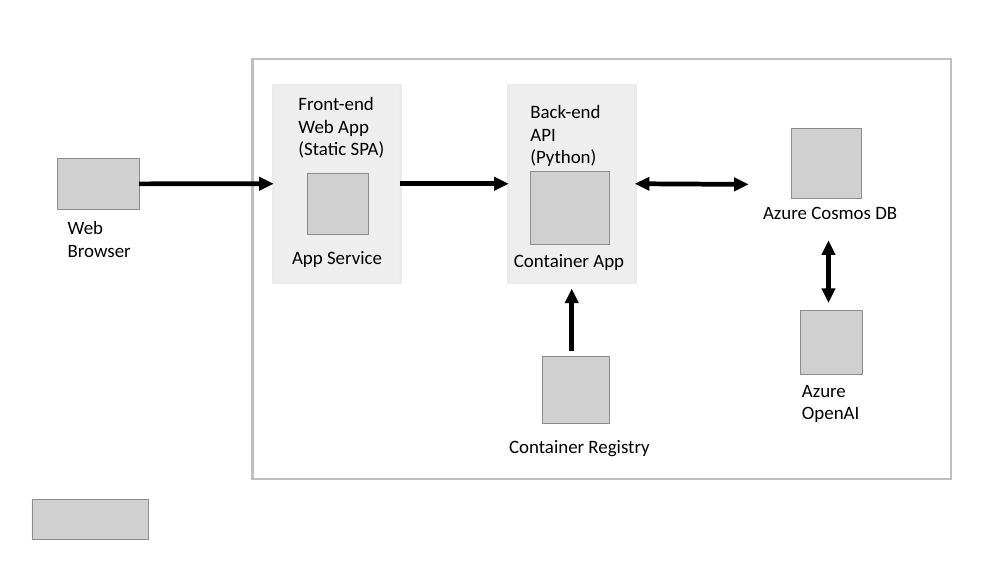
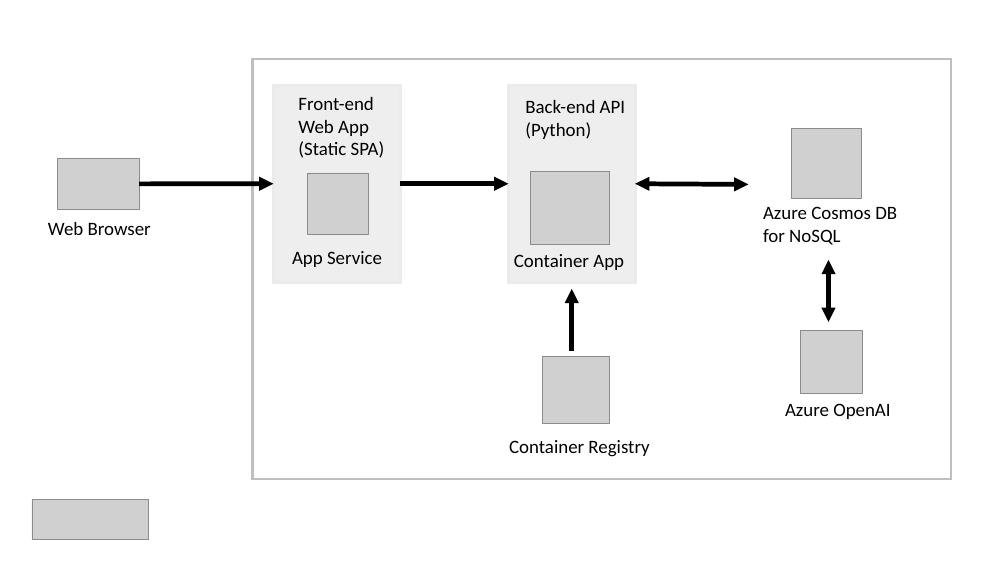
Before and after one commit to AzureCosmosDB/Azure-OpenAI-Python-Developer-Guide, a slide deck: slide 1 of assets/architecture.pptx. Drawn at 1008x567 pixels with LibreOffice and Linux fonts; fonts in the diff are those of the drawing; grey boxes stand for pictures. Boxes give left, top, right and bottom in pixels: in the first picture for what was removed or moved away, otherwise in the second. Text is boxed around its words. In the diff, an @@ line names an element or a change of style, - is before the commit and + after.

```diff
--- a/assets/architecture.pptx
+++ b/assets/architecture.pptx
@@ text at <box>525,100,625,113</box>: text changed @@
-Back-end
-API
+Back-end API
@@ text at <box>48,222,151,235</box>: text changed @@
-Web
-Browser
+Web Browser
@@ text at <box>763,229,840,245</box>: paragraph added @@
+for NoSQL
@@ double arrow moved from (829, 240) - (829, 302) to (829, 260) - (829, 322) @@
@@ picture: place and size @@
-picture at <box>800,311,862,374</box>
+picture at <box>800,330,862,394</box>
@@ text at <box>785,403,890,419</box>: text changed @@
-Azure
-OpenAI
+Azure OpenAI
```
Also in this commit, not shown: 2 other files.
